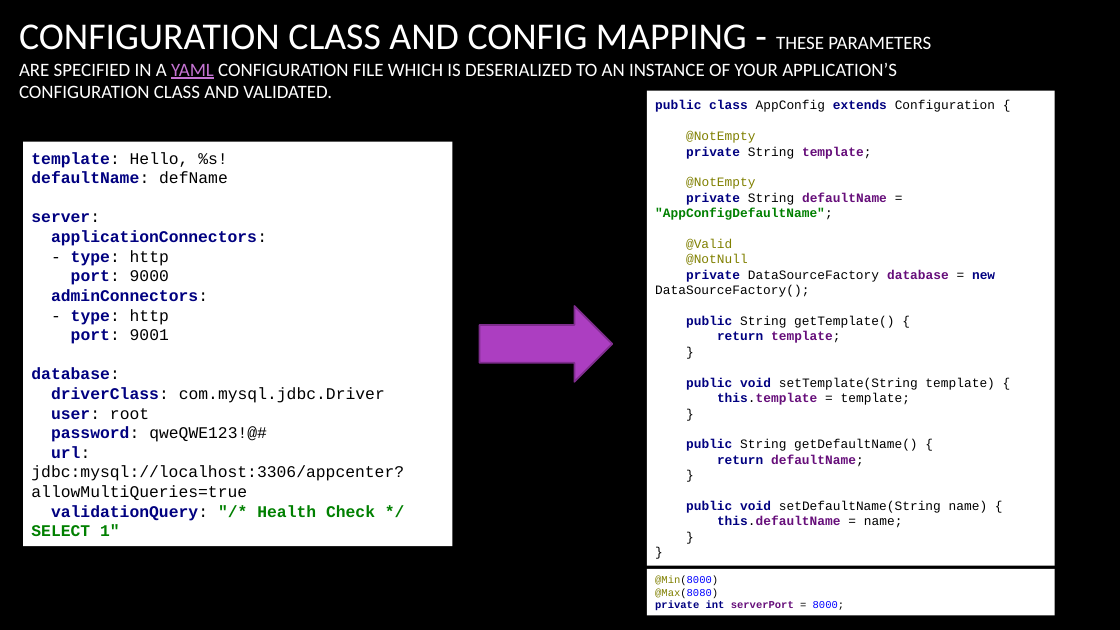
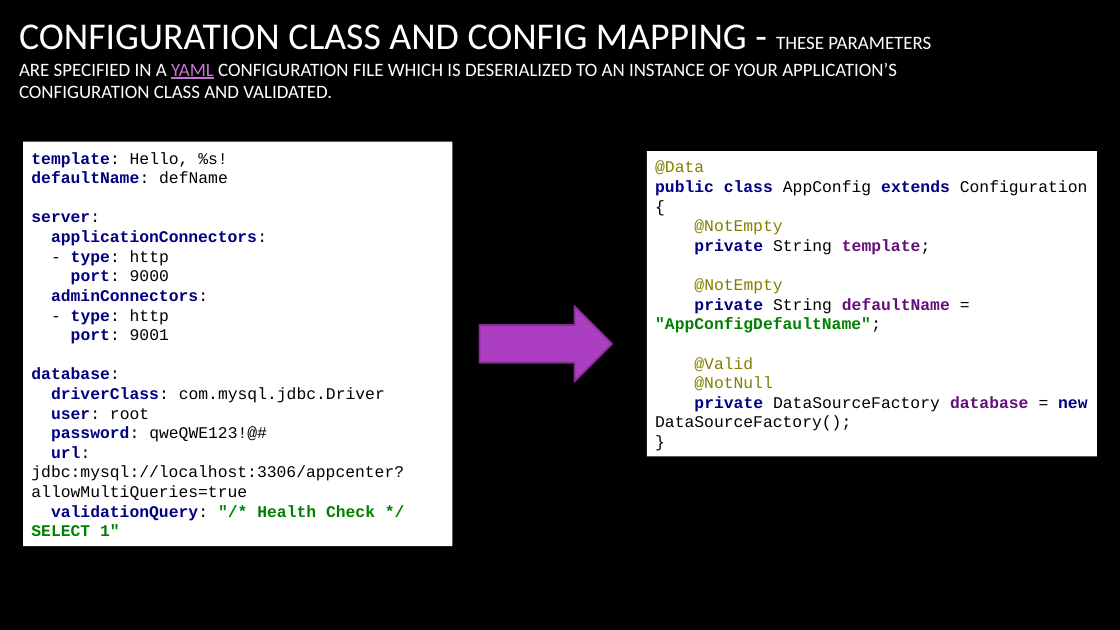
Before and after one commit to arenat/wiza_1, a slide deck: slide 12 of wiza.pptx (slide 11 before the commit). Drawn at 1120x630 pixels with LibreOffice and Linux fonts; fonts in the diff are those of the drawing; background and template pictures are left out. Boxes give left, top, right and bottom in pixels: in the first picture for what was removed or moved away, otherwise in the second. Text is boxed around its words. In the diff, an @@ line names an element or a change of style, - is before the commit and + after.

```diff
--- a/wiza.pptx
+++ b/wiza.pptx
@@ rectangle "@Data": place and size @@
-rectangle "@Data" at <box>647,91,1054,565</box>
+rectangle "@Data" at <box>647,151,1097,457</box>
@@ text in rectangle at <box>655,160,704,175</box>: paragraph added @@
+@Data
@@ text in rectangle at <box>655,180,1087,333</box>: size 11 to 14 pt in "public class AppConfig extends Configuration {", "@NotEmpty private String template; @NotEmpty private String ..." @@
@@ text in rectangle at <box>655,357,1087,431</box>: text changed; size 11 to 14 pt @@
-@Valid
-@NotNull
-private DataSourceFactory database = new DataSourceFactory();
-public String getTemplate() {
-return template;
-}
-public void setTemplate(String template) {
-this.template = template;
-}
-public String getDefaultName() {
-return defaultName;
-}
-public void setDefaultName(String name) {
-this.defaultName = name;
-}
-}
+@Valid
+@NotNull
+private DataSourceFactory database = new DataSourceFactory();
+}
@@ rectangle removed at <box>647,569,1054,616</box> @@
-@Min(8000)
-@Max(8080)
-private int serverPort = 8000;
```
Also in this commit, not shown: 34 other slides changed, 3 slides added, 1 other file.
